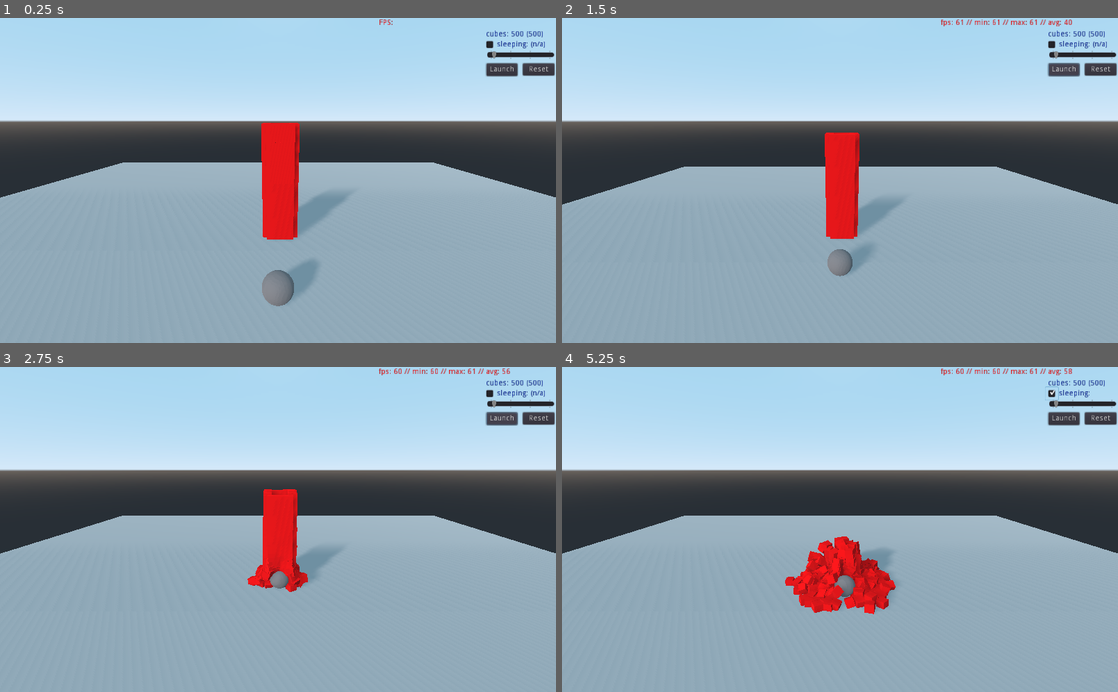
Above: before the commit, frames 1-4 (two rows, left to right).
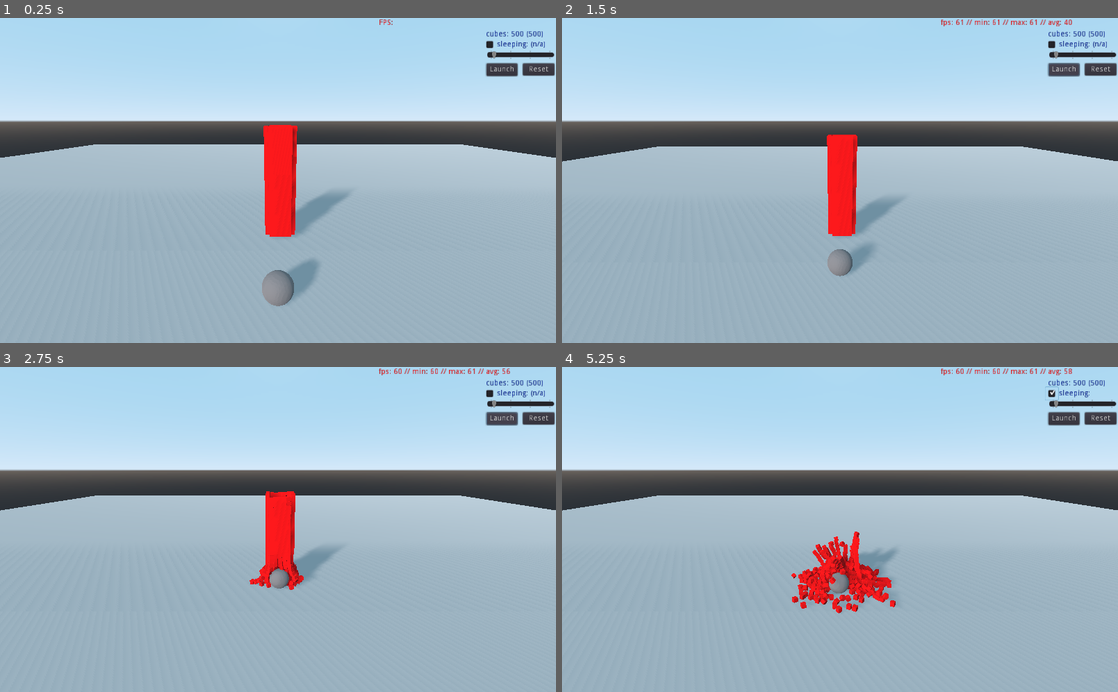
Above: after the commit, the same moments.

Repository: gururise/RigidBody3D-Stress-Test
Game: Godot game, scene res://scenes/main.tscn
Same seed, same stepped clock (60 frames per second), same inputs: the game is played once before the commit and once after it.
Inputs (mouse positions are in pixels of both pictures, inside the frame that each line leads up to):
- Up to frame 1 (0.25 s): no input
- Up to frame 2 (1.5 s): click "Reset" at 0.5 s; click "Launch" at 1.25 s
- Up to frame 3 (2.75 s): click "Launch" at 2 s
- Up to frame 4 (5.25 s): click (1051, 393) at 2.75 s; click (1051, 393) at 3.5 s; click "Launch" at 4.25 s; click (1051, 393) at 5 s

The runs differ from the first frame. In frame 1, 8.0% of the frame differs, in the area x 0-100%, y 32-69%; in frame 2, 8.5%; in frame 3, 8.6%; in frame 4, 10%, in the area x 0-100%, y 39-77%.

Commit message:
oops..fix mesh size to match collision size

Diff:
--- a/scenes/CameraGimbal.gd
+++ b/scenes/CameraGimbal.gd
@@ -1,6 +1,6 @@
 extends Spatial
 
-var rotation_speed : float = PI/2
+export var rotation_speed : float = PI/2
 var invert_y : bool = false
 var invert_x : bool  = false
 export var mouse_control : bool = false
--- a/scenes/main.gd
+++ b/scenes/main.gd
@@ -86,8 +86,9 @@
 			c = a
 			d = 0
 
+		# y height should be (level - 0.5), but set to (level + 0.5) to let the bricks fall and collapse better
 		if i%4 == 0:
-			instanced_cube.translate(Vector3(a+1,level+0.5,0))
+			instanced_cube.translate(Vector3(a+1,level + 0.5,0))
 			a+=1
 		elif i%4 == 1:
 			instanced_cube.translate(Vector3(-side_length / 2.0 + side_length + 1.0, level + 0.5, b + 1.0))
--- a/scenes/main.tscn
+++ b/scenes/main.tscn
@@ -15,16 +15,17 @@
 
 [sub_resource type="CubeMesh" id=4]
 material = SubResource( 3 )
+size = Vector3( 1, 1, 1 )
 
 [sub_resource type="MultiMesh" id=5]
 transform_format = 1
 mesh = SubResource( 4 )
 
 [sub_resource type="BoxShape" id=6]
-extents = Vector3( 100, 0.1, 200 )
+extents = Vector3( 200, 0.1, 200 )
 
 [sub_resource type="PlaneMesh" id=7]
-size = Vector2( 200, 400 )
+size = Vector2( 400, 400 )
 
 [sub_resource type="SpatialMaterial" id=8]
 albedo_color = Color( 0.686275, 0.686275, 0.686275, 1 )
@@ -34,7 +35,6 @@
 
 [node name="DirectionalLight" type="DirectionalLight" parent="."]
 transform = Transform( 0.783125, 0.326696, -0.529136, -0.140253, 0.921752, 0.361527, 0.605842, -0.208908, 0.767667, -15.9405, 16.3017, 27.6911 )
-light_energy = 0.75
 shadow_enabled = true
 
 [node name="WorldEnvironment" type="WorldEnvironment" parent="."]
@@ -130,7 +130,7 @@
 
 [node name="Camera" type="Camera" parent="CameraGimbal/InnerGimbal"]
 transform = Transform( 1, 0, 0, 0, 0.965926, 0.258819, 0, -0.258819, 0.965926, 0, 20, 40 )
-far = 150.0
+far = 600.0
 
 [connection signal="pressed" from="CanvasLayer/LaunchButton" to="." method="launchMarble"]
 [connection signal="pressed" from="CanvasLayer/ResetButton" to="." method="resetAll"]
Not shown, changed: export_presets.cfg
